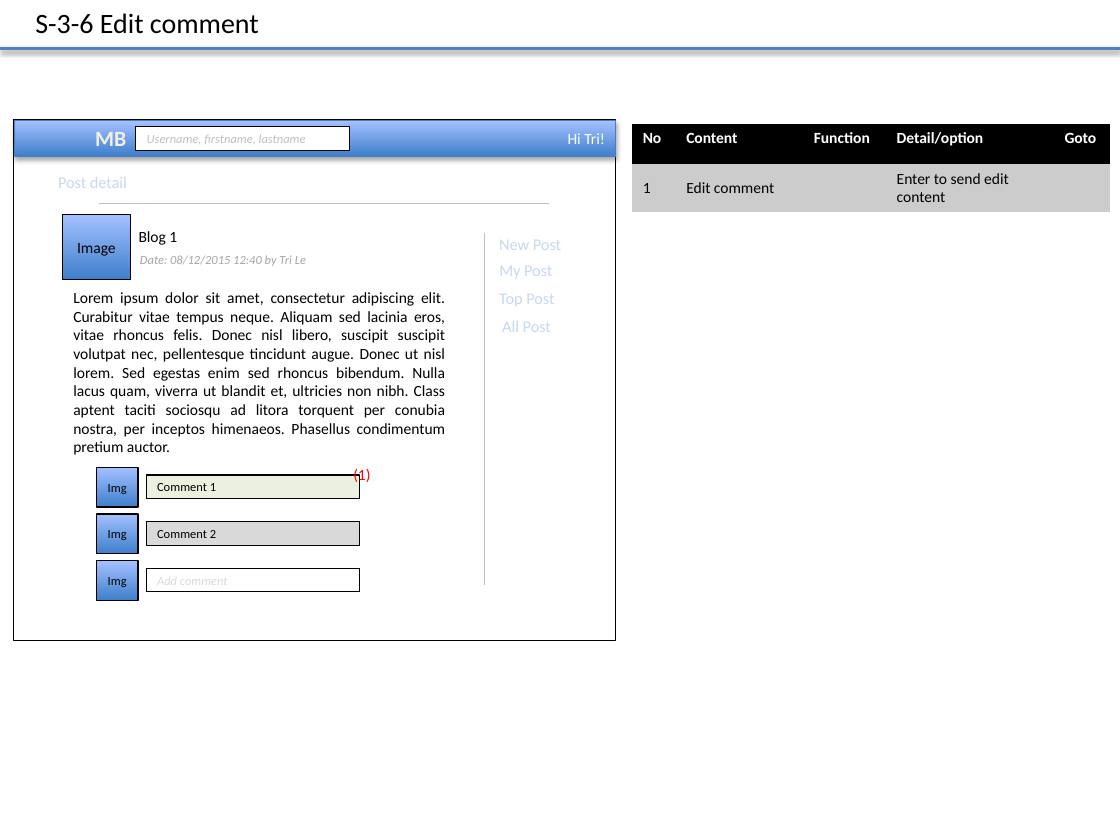
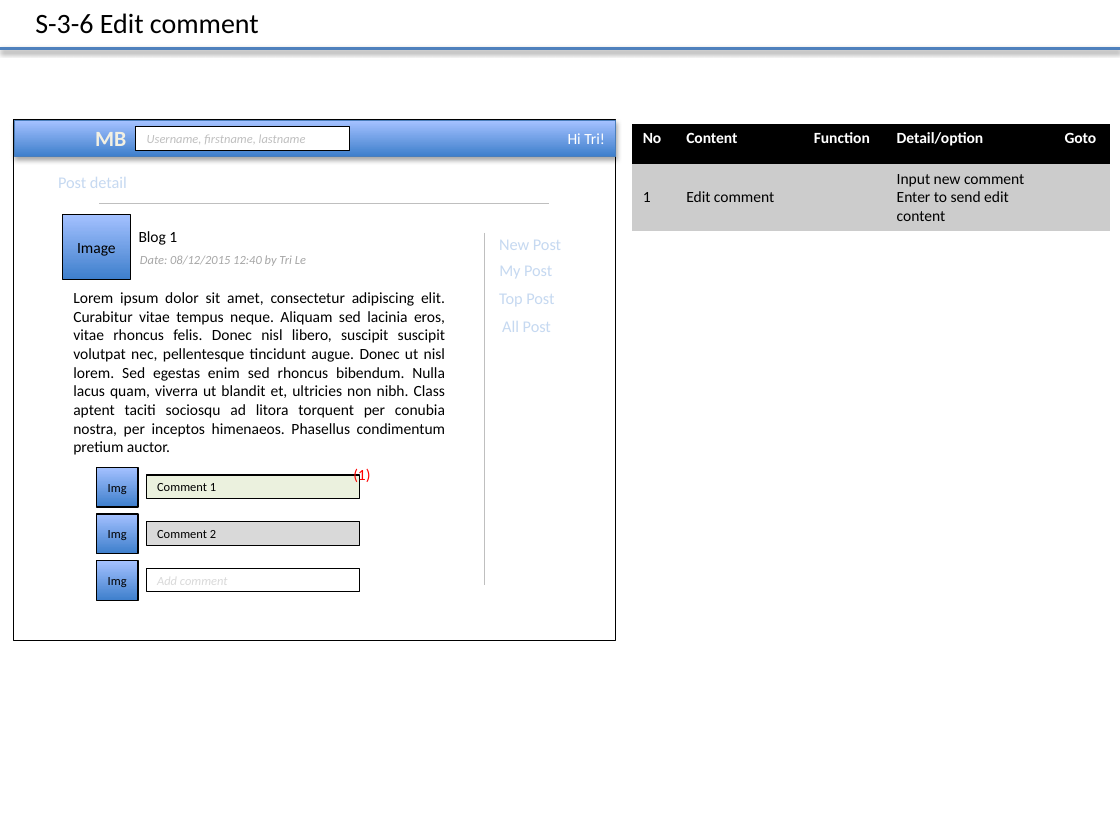
Before and after one commit to Mulodo-Java-Training/miniblog-le.tri, a slide deck: slide 10 of doc/frontend/wireframe/TRN-MiniBlog_WireframeDesign_TRILE.pptx. Drawn at 1120x840 pixels with LibreOffice and Linux fonts; fonts in the diff are those of the drawing; background and template pictures are left out. Boxes give left, top, right and bottom in pixels: in the first picture for what was removed or moved away, otherwise in the second. Text is boxed around its words. In the diff, an @@ line names an element or a change of style, - is before the commit and + after.

```diff
--- a/doc/frontend/wireframe/TRN-MiniBlog_WireframeDesign_TRILE.pptx
+++ b/doc/frontend/wireframe/TRN-MiniBlog_WireframeDesign_TRILE.pptx
@@ table at [632,123,1110,231] @@
-row 2, column 4: Enter to send edit content
+row 2, column 4: Input new comment Enter to send edit content
```
Also in this commit, not shown: 4 other slides changed.
